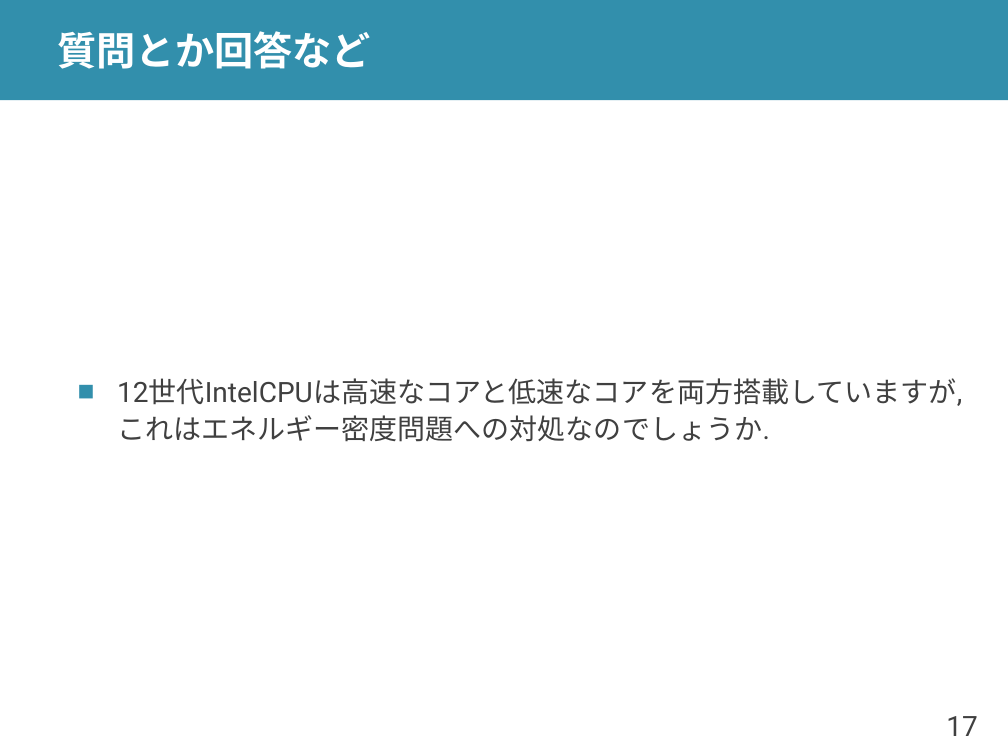
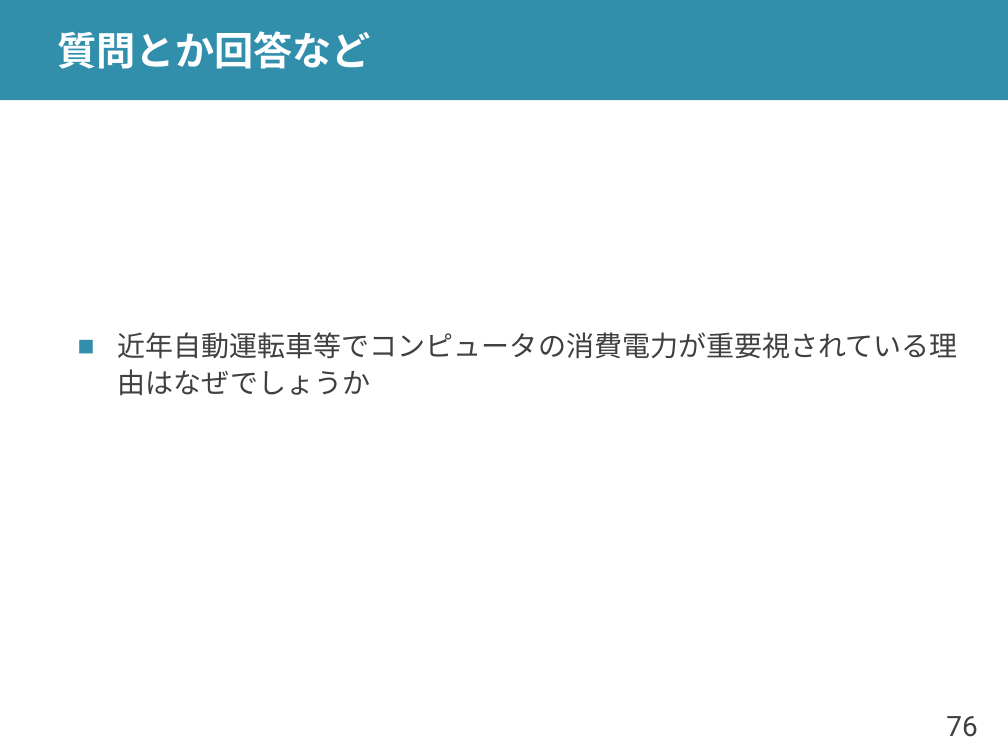
Before and after one commit to shioyadan/advanced-computer-organization, a slide deck: slide 76 of aco-shioya-04.pptx (slide 17 before the commit). Drawn at 1008x756 pixels with LibreOffice and Linux fonts; fonts in the diff are those of the drawing. Boxes give left, top, right and bottom in pixels: in the first picture for what was removed or moved away, otherwise in the second. Text is boxed around its words. In the diff, an @@ line names an element or a change of style, - is before the commit and + after.

```diff
--- a/aco-shioya-04.pptx
+++ b/aco-shioya-04.pptx
@@ text at [117, 332, 958, 396]: text changed @@
-■ 12世代IntelCPUは高速なコアと低速なコアを両方搭載していますが,これはエネルギー密度問題への対処なのでしょうか.
+■ 近年自動運転車等でコンピュータの消費電力が重要視されている理由はなぜでしょうか
@@ page number at [946, 716, 977, 737]: text changed @@
-17
+76
```
Also in this commit, not shown: 13 other slides changed, 15 slides added, 11 slides removed, 2 other files.
